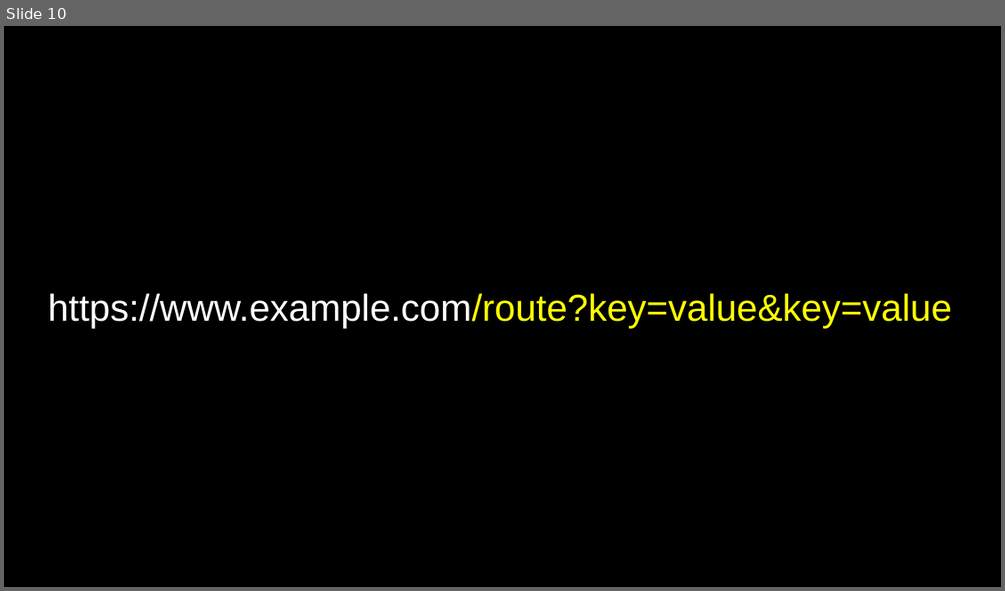
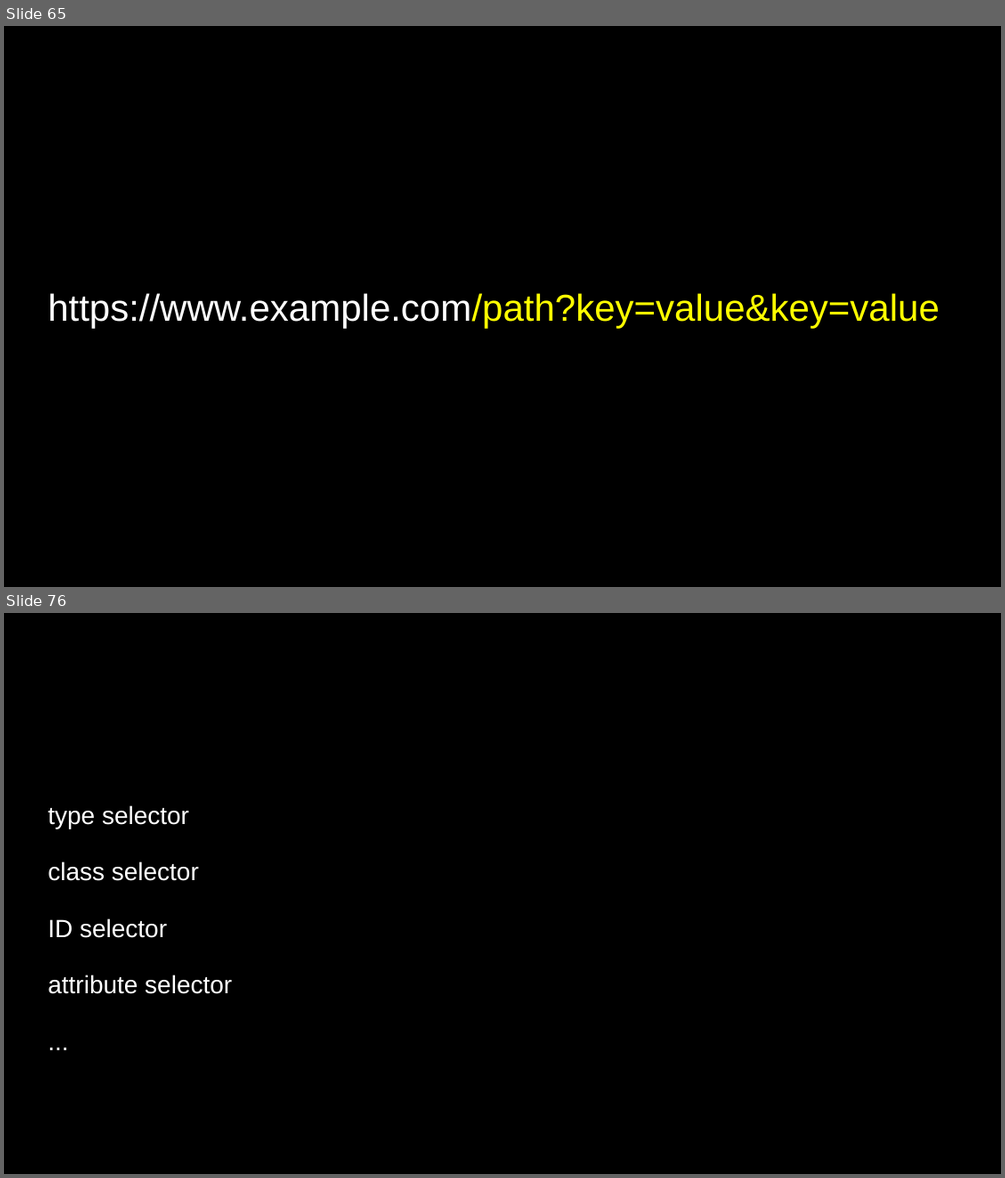
Before and after one commit to SQ4007-2025/website, a slide deck: lectures/slides_9.pptx. Shown one above the other, each under a label of ours: slide 10 before the commit, slides 65 and 76 after it; the slides between them are not shown. The pictures are 1005x591 and 1005x1178 pixels, drawn with LibreOffice and Linux fonts; fonts in the diff are those of the drawing. Boxes give left, top, right and bottom in pixels: in the first picture for what was removed or moved away, otherwise in the second. Text is boxed around its words. In the diff, an @@ line names an element or a change of style, - is before the commit and + after.

```diff
--- a/lectures/slides_9.pptx
+++ b/lectures/slides_9.pptx
@@ slide 76 added at [4,613,1001,1174], background #000000 @@
@@ text added at [48,805,232,994], 18 pt, text #FFFFFF @@
+type selector
+class selector
+ID selector
+attribute selector
+...
@@ what was slide 10 is now slide 65 @@
@@ slide 65 changed as well @@
@@ title at [48,293,938,329]: text changed @@
-https://www.example.com/route?key=value&key=value
+https://www.example.com/path?key=value&key=value
```
Also in this commit, not shown: 12 other slides changed, 99 other slides added, 19 slides removed, 3 other files.
